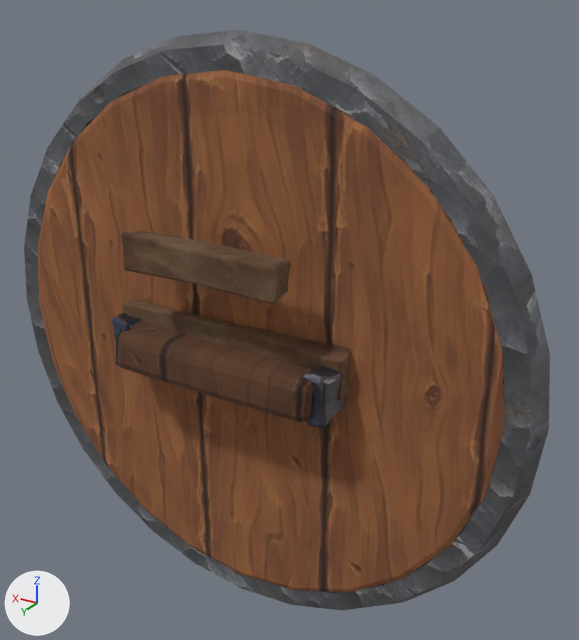
Before and after pictures for a commit that changed the glTF model assets/models/items/shield_silver.glb.
One viewpoint serves both versions: a 50 mm camera at (-0.487, 0.707, 0.76) aimed at (-0.039, -0.04, 0.387). The lights are fixed; the arrows at lower left show +X, +Y and +Z. The older version comes first. Vertices at exactly the same position are counted once.

In view in the first picture: 'model'.
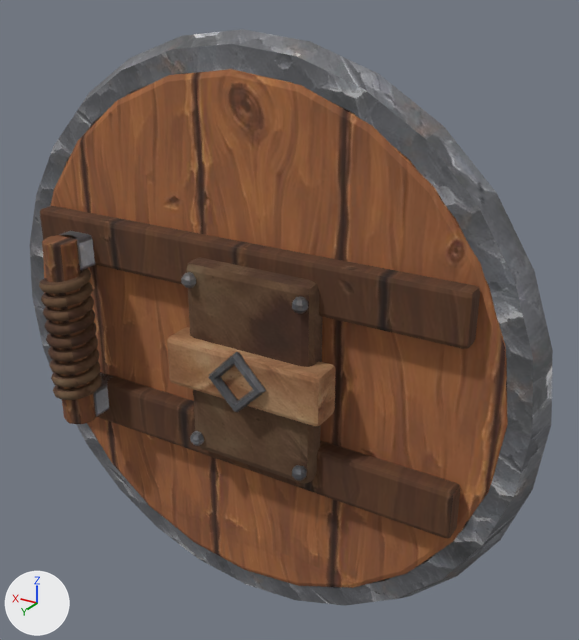
Diff of the bpy script that builds the scene:
```diff
--- a/assets/models/items/shield_silver.glb.py
+++ b/assets/models/items/shield_silver.glb.py
@@ me_cube_004 @@
-me_cube_004.from_pydata(...)  # 1264 vertices, 2456 faces; spans x -0.355..0.355, y -0.089..0.089, z 0.0..0.71
+me_cube_004.from_pydata(...)  # 2516 vertices, 4920 faces; spans x -0.355..0.355, y -0.099..0.099, z 0.0..0.71
+# me_cube_004 part 1: the loose piece of 144 vertices spanning x -0.32..0.32, y -0.028..0.022, z 0.035..0.675 is moved by (0.0, -0.01, 0.0), in mat_wood_c (picture img_wood_c)
+# me_cube_004 part 2: the loose piece of 168 vertices spanning x -0.355..0.355, y -0.024..0.019, z 0.0..0.71 is moved by (0.0, -0.01, 0.0), in mat_silver_a (picture img_silver_a)
+# me_cube_004 part 3: a new loose piece, a UV sphere (8 segments, 5 rings, poles along z) spanning x -0.119..-0.101, y 0.049..0.066, z 0.246..0.264, in mat_silver_b (picture img_silver_b)
+# me_cube_004 part 4: a new loose piece, a UV sphere (8 segments, 5 rings, poles along z) spanning x 0.021..0.039, y 0.049..0.066, z 0.246..0.264, in mat_silver_b (picture img_silver_b)
+# me_cube_004 part 5: a new loose piece, a UV sphere (8 segments, 5 rings, poles along z) spanning x -0.119..-0.101, y 0.049..0.066, z 0.446..0.464, in mat_silver_b (picture img_silver_b)
+# me_cube_004 part 6: a new loose piece, a UV sphere (8 segments, 5 rings, poles along z) spanning x 0.021..0.039, y 0.049..0.066, z 0.446..0.464, in mat_silver_b (picture img_silver_b)
+# me_cube_004 part 7: the loose piece of 98 vertices spanning x -0.132..0.132, y 0.03..0.084, z 0.326..0.382 is rebuilt with 56 vertices and now spans x -0.14..0.06, y 0.03..0.07, z 0.325..0.385, in mat_leather_a (picture img_leather_a)
+# me_cube_004 part 8: a new loose piece of 1160 vertices spanning x 0.18..0.242, y 0.037..0.099, z 0.268..0.442, in mat_leather_dark (picture img_leather_dark)
+# me_cube_004 part 9: a new loose piece of 112 vertices spanning x 0.189..0.232, y 0.046..0.089, z 0.235..0.475, in mat_wood_b (picture img_wood_b)
+# me_cube_004 part 10: a new loose piece of 56 vertices spanning x -0.12..0.04, y 0.02..0.055, z 0.235..0.475, in mat_leather_dark (picture img_leather_dark)
+# me_cube_004 part 11: a new loose piece of 56 vertices spanning x 0.191..0.231, y 0.013..0.063, z 0.235..0.275, in mat_silver_b (picture img_silver_b)
+# me_cube_004 part 12: a new loose piece of 56 vertices spanning x 0.191..0.231, y 0.013..0.063, z 0.435..0.475, in mat_silver_b (picture img_silver_b)
+# me_cube_004 part 13: a new loose piece of 56 vertices spanning x -0.28..0.28, y 0.011..0.036, z 0.435..0.495, in mat_wood_dark (picture img_wood_dark)
+# me_cube_004 part 14: a new loose piece of 56 vertices spanning x -0.28..0.28, y 0.011..0.036, z 0.215..0.275, in mat_wood_dark (picture img_wood_dark)
+# me_cube_004 part 15: a new loose piece of 24 vertices spanning x -0.077..-0.003, y 0.067..0.079, z 0.318..0.392, in mat_silver_b (picture img_silver_b)
+# me_cube_004 part 16: the loose piece of 112 vertices spanning x -0.101..0.102, y 0.054..0.089, z 0.463..0.505 is deleted
+# me_cube_004 part 17: the loose piece of 110 vertices spanning x -0.153..0.15, y 0.019..0.045, z 0.348..0.403 is deleted
+# me_cube_004 part 18: the loose piece of 98 vertices spanning x 0.113..0.147, y 0.014..0.071, z 0.322..0.388 is deleted
+# me_cube_004 part 19: the loose piece of 98 vertices spanning x -0.149..-0.111, y 0.014..0.068, z 0.324..0.385 is deleted
+# other edits to the shape of me_cube_004 do not show in these pictures
 me_cube_004.materials.append(mat_leather_dark)
-me_cube_004.materials.append(mat_wood_a)  # picture img_wood_a
 me_cube_004.materials.append(mat_silver_b)
@@ me_cube_004 @@
 me_cube_004.materials.append(mat_wood_dark)
-me_cube_004.materials.append(mat_iron_c)  # picture img_iron_c
+me_cube_004.materials.append(mat_wood_c)  # picture img_wood_c
+me_cube_004.materials.append(mat_leather_a)  # picture img_leather_a
+me_cube_004.materials.append(mat_wood_b)  # picture img_wood_b
```

Pixel boxes [x1, y1, x2, y2] of what changed, in the pictures (579 x 640 px; the box of a moved part takes in the faces that stretch with it):
'model', reshaped
    before: [24, 30, 550, 610]
    after: [30, 29, 553, 606]
part 1 of me_cube_004, moved or reshaped
    before: [37, 70, 505, 593]
    after: [43, 69, 508, 588]
part 2 of me_cube_004, moved or reshaped
    before: [24, 30, 550, 610]
    after: [30, 29, 553, 606]
part 3 of me_cube_004, added
    after: [292, 465, 307, 481]
part 4 of me_cube_004, added
    after: [190, 431, 204, 446]
part 5 of me_cube_004, added
    after: [292, 297, 308, 314]
part 6 of me_cube_004, added
    after: [181, 272, 196, 288]
part 7 of me_cube_004, rebuilt (14% narrower)
    before: [117, 321, 313, 422]
    after: [167, 327, 336, 426]
part 8 of me_cube_004, added (brown)
    after: [39, 268, 102, 400]
part 9 of me_cube_004, added (brown)
    after: [42, 235, 96, 424]
part 10 of me_cube_004, added (brown)
    after: [187, 257, 323, 483]
part 11 of me_cube_004, added
    after: [94, 373, 113, 417]
part 12 of me_cube_004, added
    after: [59, 231, 95, 270]
part 13 of me_cube_004, added (brown)
    after: [40, 206, 480, 349]
part 14 of me_cube_004, added (brown)
    after: [97, 372, 460, 538]
part 15 of me_cube_004, added
    after: [209, 352, 266, 412]
part 16 of me_cube_004, deleted (brown)
    before: [121, 230, 291, 304]
part 17 of me_cube_004, deleted (brown)
    before: [122, 299, 350, 400]
part 18 of me_cube_004, deleted
    before: [112, 313, 142, 365]
part 19 of me_cube_004, deleted
    before: [303, 366, 344, 427]
